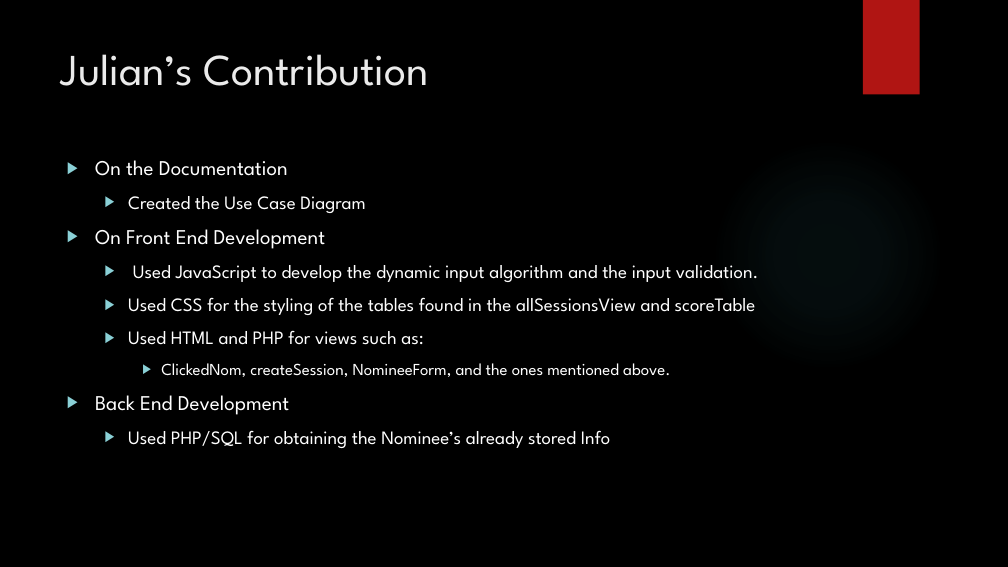
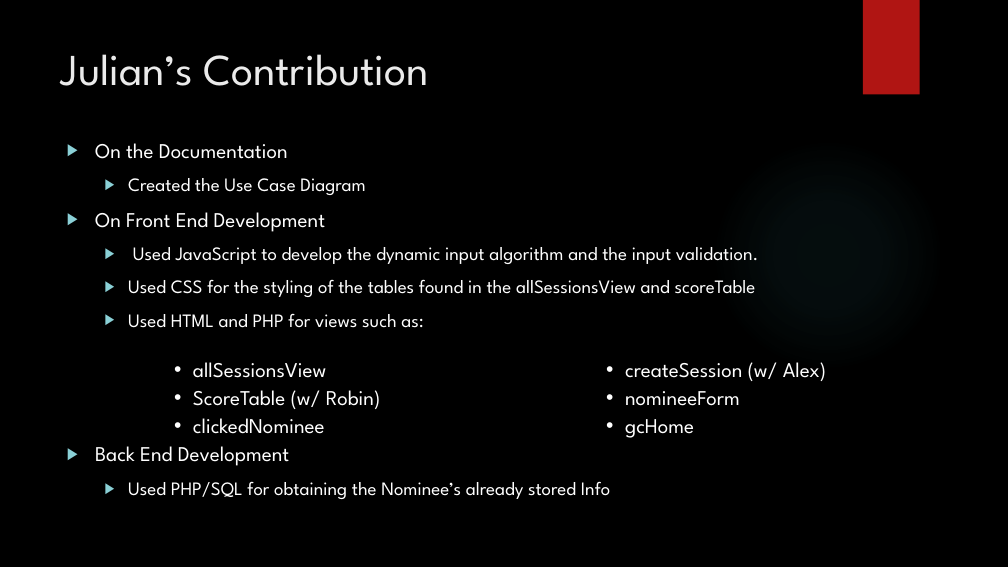
Before and after one commit to robinschiro/GTASS, a slide deck: slide 5 of Presentation/Presentation.pptx. Drawn at 1008x567 pixels with LibreOffice and Linux fonts; fonts in the diff are those of the drawing; background and template pictures are left out. Boxes give left, top, right and bottom in pixels: in the first picture for what was removed or moved away, otherwise in the second. Text is boxed around its words. In the diff, an @@ line names an element or a change of style, - is before the commit and + after.

```diff
--- a/Presentation/Presentation.pptx
+++ b/Presentation/Presentation.pptx
@@ text "On the Documentation": place and size @@
-text "On the Documentation" at (95, 160, 758, 448)
+text "On the Documentation" at (95, 143, 758, 499)
@@ text at (161, 363, 670, 377): paragraph removed @@
-    ▶ ClickedNom, createSession, NomineeForm, and the ones mentioned above.
@@ text added at (193, 362, 826, 438), 20 pt, text #FFFFFF @@
+  • allSessionsView
+  • ScoreTable (w/ Robin)
+  • clickedNominee
+  • createSession (w/ Alex)
+  • nomineeForm
+  • gcHome
```
Also in this commit, not shown: 1 other slide changed, 1 other file.
